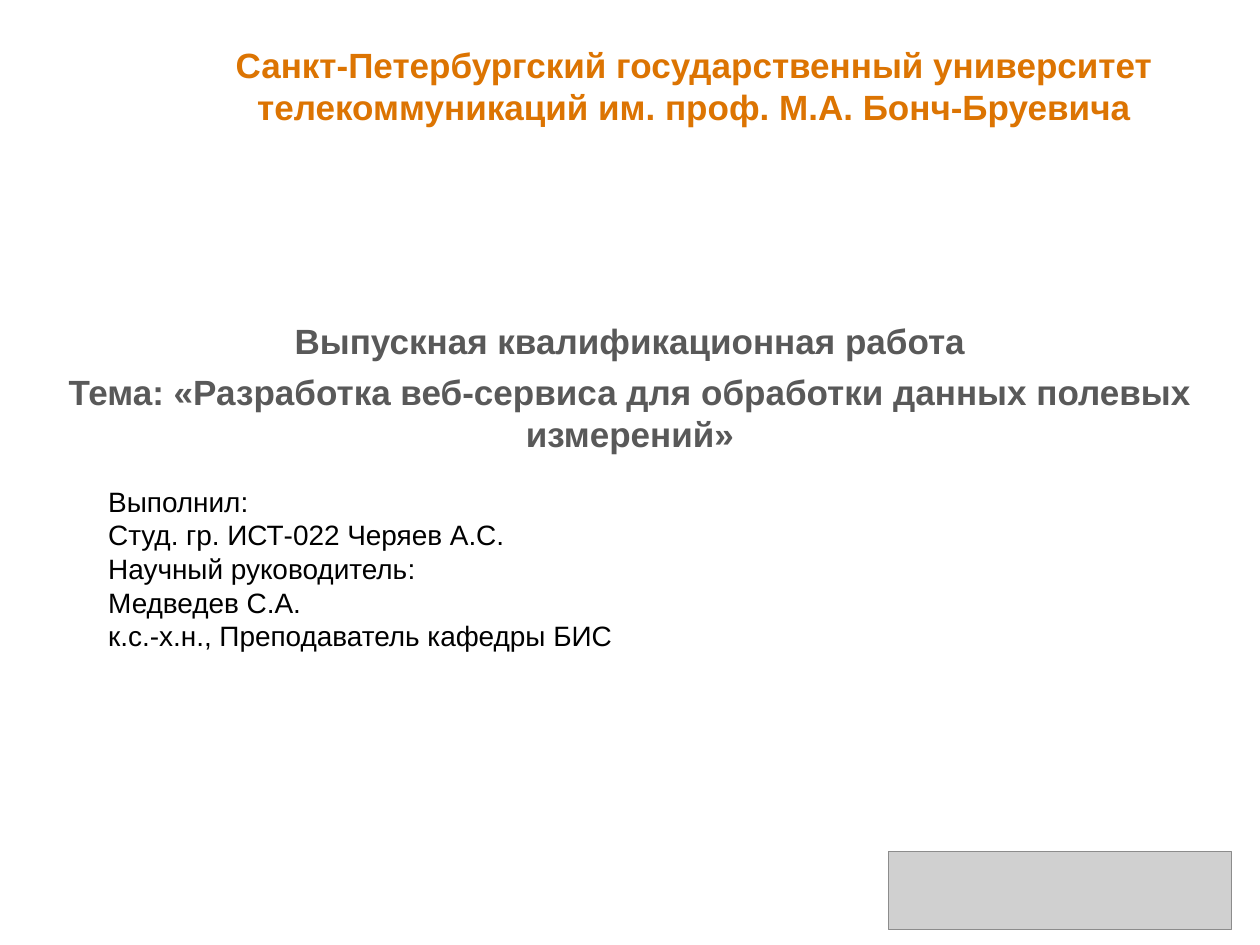
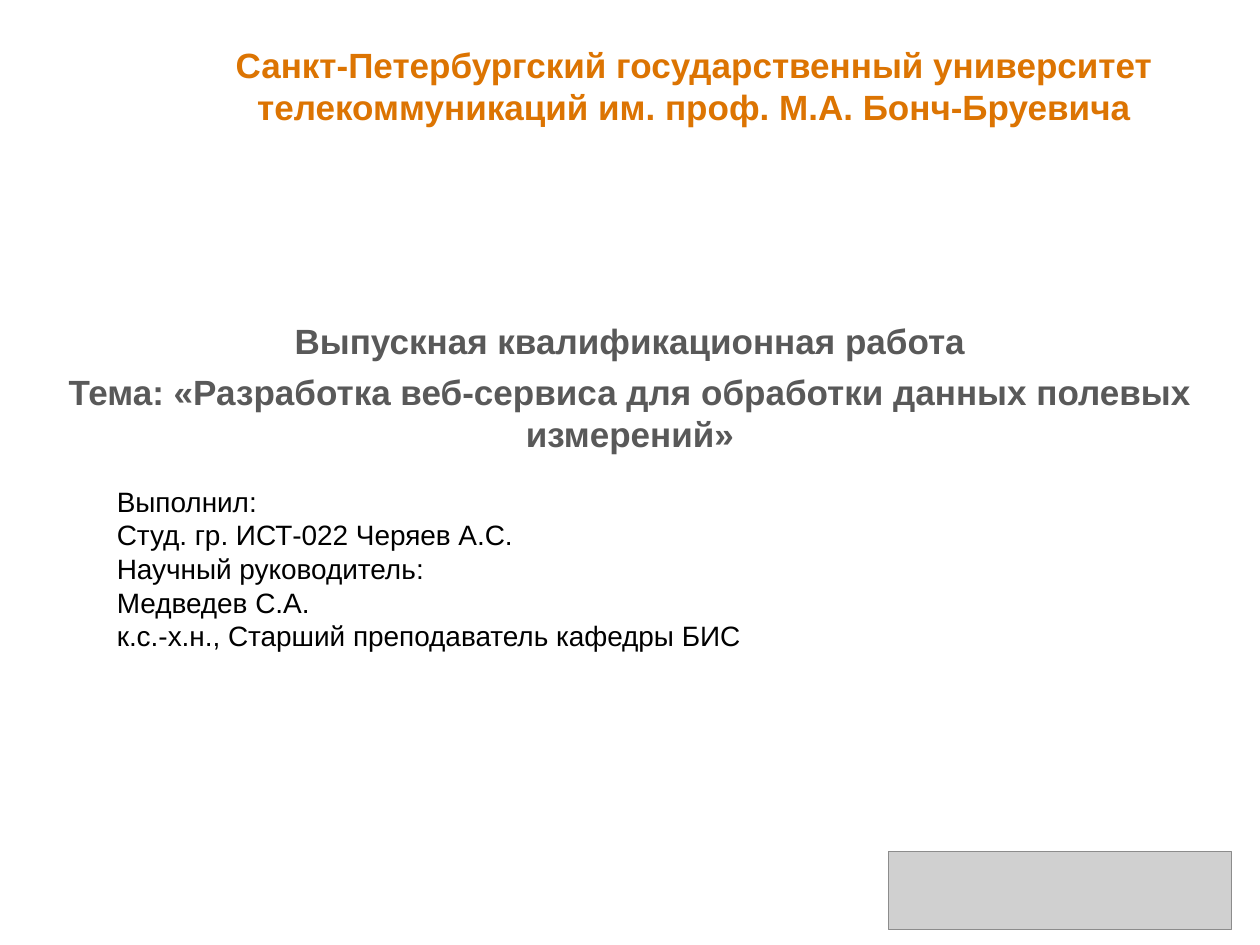
Before and after one commit to kradunches/ari-metiostation, a slide deck: slide 1 of doc/Презентация.ppt. Drawn at 1260x945 pixels with LibreOffice and Linux fonts; fonts in the diff are those of the drawing; grey boxes stand for pictures; background and template pictures are left out. Boxes give left, top, right and bottom in pixels: in the first picture for what was removed or moved away, otherwise in the second. Text is boxed around its words. In the diff, an @@ line names an element or a change of style, - is before the commit and + after.

```diff
--- a/doc/Презентация.ppt
+++ b/doc/Презентация.ppt
@@ text "Выполнил:": place and size @@
-text "Выполнил:" at (108,492,612,651)
+text "Выполнил:" at (117,492,741,651)
@@ text at (117,625,741,651): text changed @@
-к.с.-х.н., Преподаватель кафедры БИС
+к.с.-х.н., Старший преподаватель кафедры БИС
```
Also in this commit, not shown: 4 other slides changed, 2 slides added, 1 slide removed, 1 other file.
